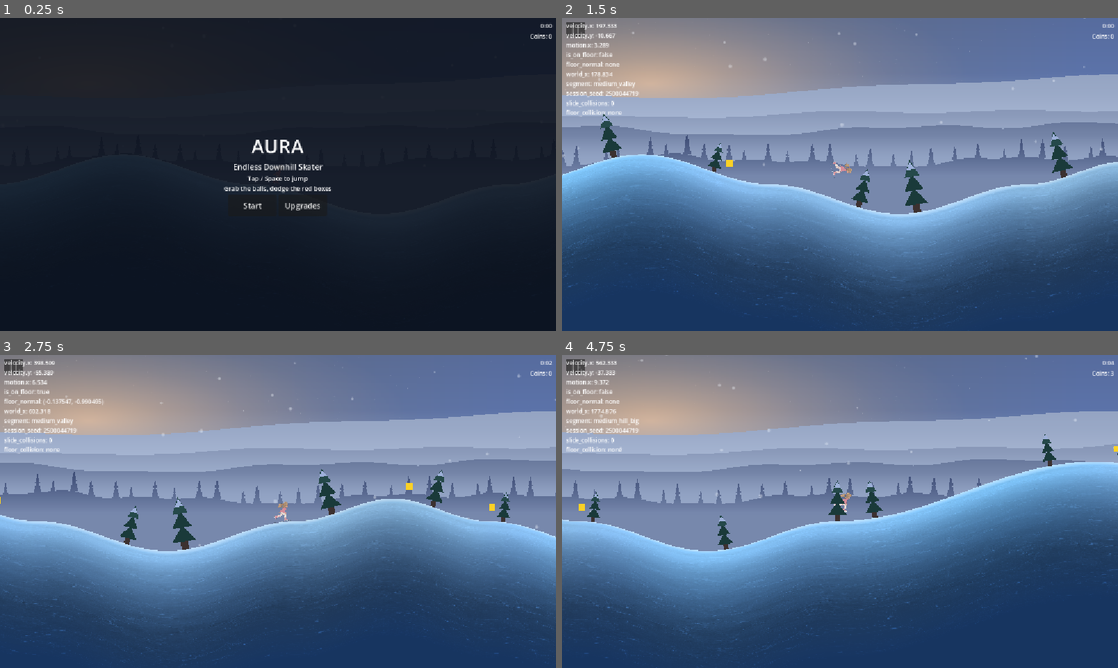
Above: before the commit, frames 1-4 (two rows, left to right).
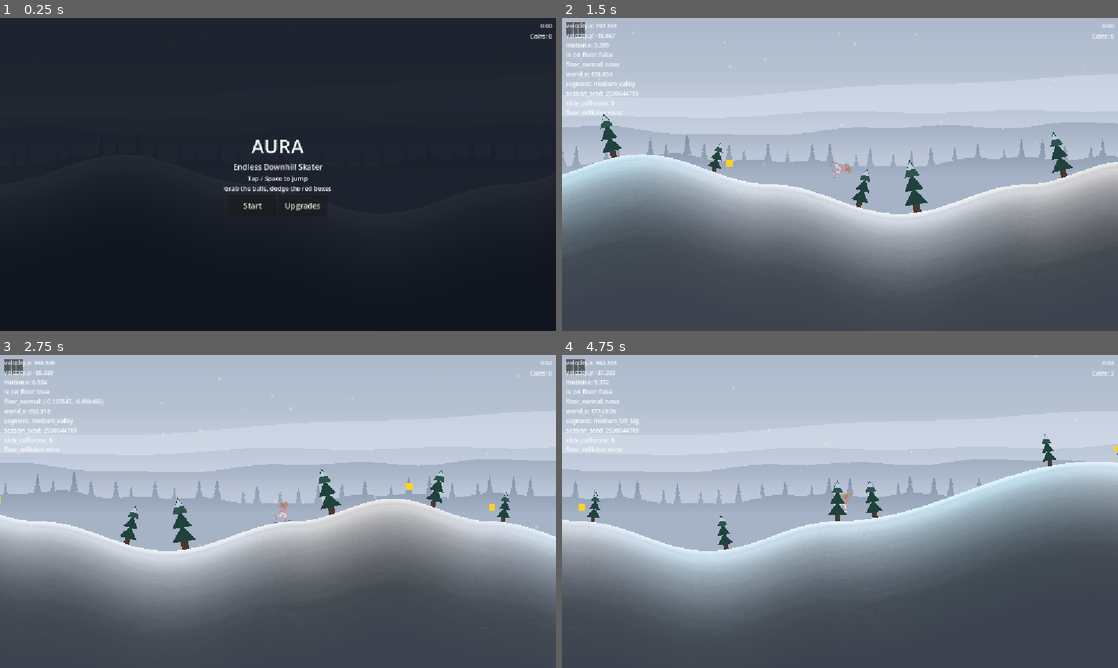
Above: after the commit, the same moments.

Repository: Kiernan-Hub/Aurora
Game: Godot game, scene res://scenes/main.tscn
Same seed, same stepped clock (60 frames per second), same inputs: the game is played once before the commit and once after it.
Inputs (mouse positions are in pixels of both pictures, inside the frame that each line leads up to):
- Up to frame 1 (0.25 s): no input
- Up to frame 2 (1.5 s): click "Start" at 0.5 s; tap Enter (ui_accept) at 1.25 s; move the mouse to (962, 158) at 1.27 s; hold Up (ui_up) from 1.28 s (still down); tap M at 1.35 s; click (962, 158) at 1.42 s
- Up to frame 3 (2.75 s): tap Enter (ui_accept) at 1.52, 1.82 s; release Up (ui_up) at 2 s; drag from (166, 527) to (522, 486) at 2.02 s
- Up to frame 4 (4.75 s): move the mouse to (895, 442) at 2.77 s; hold Up (ui_up) 2.78-3.5 s; tap M at 2.85, 4.35 s; drag from (812, 574) to (1023, 536) at 3.52 s; move the mouse to (1006, 558) at 4.27 s; hold Down (ui_down) from 4.28 s (still down); tap Enter (ui_accept) at 4.52 s

The runs differ from the first frame. In frame 2, 99% of the frame differs, in the area x 0-100%, y 0-100%; in frame 3, 99%; in frame 4, 99%.

Commit message:
Open every session on a quiet biome that then never comes back
first_light is a ninth palette held OUTSIDE BIOME_CYCLE and substituted for
cycle index 0 -- the absolute index, checked before the posmod. So it plays
once at the top of a session and is gone until relaunch, while index 8, 16, ...
resolve to BIOME_CYCLE[0] and arctic_dawn keeps that slot on every later lap.
Nothing is lost by opening somewhere quieter.

The point is that index 0 is the entire first impression and the first ten
seconds should not be the loudest thing on offer. This palette is pale and
low-saturation and claims NO optional sky layer -- no glow, no disc, no stars,
no horizontal tint -- and its tile, ice_veined_depth from fifteen.png, is the
faintest in the project at within-row 0.0068 against the default's 0.0195.
build_ice_texture.py --check REJECTS that tile, correctly; it is shipped
anyway because near-blank is the entire brief here. Note it is faint by
construction rather than flattened: its banding was 2.86 -> 0.76, where the
rejected thirteen.png went 17.63 -> 4.10. Geometry is clean either way, 3px
x-coherence and an exact ramp match.

WHAT MAKES "ONCE" TRUE is that get_persisted_phase() is now monotonic. It used
to fposmod into one cycle, which is the natural thing to do with a periodic
schedule, and it meant a run longer than a full cycle wrapped the phase back
toward 0 -- absolute index 0 recurred and the intro would replay mid-session.
Letting the phase only grow makes the one-shot true by construction, with no
spent-flag to keep in sync. The precision worry that motivated the fposmod does
not apply at this scale: a GDScript float is a double and even a ten-hour
sitting at MAX_SPEED is ~2.7e7 px. What made the earlier accumulator dangerous
was that it was written to DISK and compounded across relaunches, and it no
longer is.

A PALETTE OUTSIDE BIOME_CYCLE IS INVISIBLE TO EVERY CHECK THAT WALKS THE
CYCLE, which was every check in both biome gates -- so the one palette every
player is guaranteed to see would have been the one palette nothing validates.
biome_schedule_check.get_all_palettes() and sky_layer_check.get_measured_
palettes() close that, and the disc-adjacency and disc-position invariants get
an explicit first_light -> BIOME_CYCLE[1] case, since that is the opening
transition of every session and the cycle loop never sees it. It earned its
keep immediately: sky_layer_check caught first_light's SkyTint at 11/255, which
is why it now opts out of that layer with two white tints rather than shipping
an invisible wash.

Gates: biome_schedule_check PASS at the shipping 75000, ice_variants=8, with
two new assertions -- the phase may never decrease, and index N*8 must resolve
to BIOME_CYCLE[0]. sky_layer_check PASS at biomes=9, layers_measured=45.
terrain_invariant_check PASS on 8 seeds, shipping_values_check PASS,
project.godot clean.

Co-Authored-By: Claude Opus 5 <noreply@anthropic.com>

Diff:
--- /dev/null
+++ b/resources/biomes/first_light.tres
@@ -0,0 +1,42 @@
+[gd_resource type="Resource" script_class="BiomePalette" load_steps=3 format=3]
+
+[ext_resource type="Script" path="res://scripts/systems/biome_palette.gd" id="1"]
+[ext_resource type="Texture2D" uid="uid://bscw27756urxu" path="res://assets/textures/terrain/ice_veined_depth.png" id="2"]
+
+[resource]
+script = ExtResource("1")
+sky_top = Color(0.68, 0.73, 0.8, 1)
+sky_mid = Color(0.79, 0.83, 0.88, 1)
+sky_horizon = Color(0.91, 0.93, 0.95, 1)
+sky_upper = Color(0.735, 0.78, 0.84, 1)
+sky_lower = Color(0.85, 0.88, 0.915, 1)
+sky_tint_left = Color(1, 1, 1, 1)
+sky_tint_right = Color(1, 1, 1, 1)
+sky_mid_offset = 0.56
+glow_color = Color(1, 0.95, 0.9, 1)
+glow_position = Vector2(0.16, 0.21)
+glow_radius = Vector2(0.58, 0.34)
+glow_strength = 0.0
+celestial_color = Color(1, 0.98, 0.92, 1)
+celestial_position = Vector2(0.46, 0.08)
+celestial_size = 0.03
+celestial_strength = 0.0
+celestial_is_moon = false
+scenery_far = Color(0.78, 0.82, 0.88, 1)
+scenery_near = Color(0.5, 0.56, 0.65, 1)
+haze_far = Color(0.85, 0.88, 0.93, 0.4)
+haze_near = Color(0.8, 0.84, 0.9, 0.5)
+tree_tint = Color(0.78, 0.82, 0.88, 1)
+bird_tint = Color(0.7, 0.75, 0.82, 1)
+ice_surface = Color(0.88, 0.92, 0.97, 1)
+ice_depth = Color(0.62, 0.7, 0.82, 1)
+ice_hue_variance = 0.11
+ice_contrast = 1.16
+snow_cap_color = Color(1, 1, 1, 1)
+snow_cap_strength = 0.5
+ice_texture = ExtResource("2")
+snow_tint = Color(1, 1, 1, 0.3)
+snow_density_scale = 0.7
+mist_strength = 0.8
+reflection_strength = 0.4
+star_density = 0.0
--- a/scripts/debug/biome_schedule_check.gd
+++ b/scripts/debug/biome_schedule_check.gd
@@ -131,18 +131,37 @@
 	quit(1)
 
 
+# BIOME_CYCLE plus the opening biome, which is deliberately NOT in the cycle (see
+# BiomeDirector.PALETTE_FIRST_LIGHT). Every per-palette check below has to walk this rather
+# than the cycle, or the one palette a player is guaranteed to see is the one palette
+# nothing validates.
+func get_all_palettes() -> Array[BiomePalette]:
+	var all_palettes: Array[BiomePalette] = [BiomeDirector.PALETTE_FIRST_LIGHT]
+	all_palettes.append_array(BiomeDirector.BIOME_CYCLE)
+	return all_palettes
+
+
 func check_palettes() -> void:
 	var cycle: Array[BiomePalette] = BiomeDirector.BIOME_CYCLE
 	if cycle.is_empty():
 		failures.append("BIOME_CYCLE is empty")
 		return
-
-	for cycle_index: int in range(cycle.size()):
-		var palette: BiomePalette = cycle[cycle_index]
+	if BiomeDirector.PALETTE_FIRST_LIGHT == null:
+		failures.append("PALETTE_FIRST_LIGHT failed to load -- the opening biome resolves to null and index 0 draws nothing")
+		return
+	# The intro replaces index 0 on the first pass and BIOME_CYCLE[0] takes that slot on
+	# every later lap, so the two are adjacent to the same neighbour and a shared tile would
+	# read as the pattern never changing across the opening transition.
+	if BiomeDirector.PALETTE_FIRST_LIGHT.ice_texture == cycle[0].ice_texture:
+		failures.append("first_light and BIOME_CYCLE[0] share an ice_texture -- the opening biome is meant to be visibly quieter than the one that later occupies its slot")
+
+	var palettes: Array[BiomePalette] = get_all_palettes()
+	for palette_index: int in range(palettes.size()):
+		var palette: BiomePalette = palettes[palette_index]
 		if palette == null:
-			failures.append("BIOME_CYCLE[%d] failed to load" % cycle_index)
+			failures.append("palette %d failed to load" % palette_index)
 			continue
-		var label: String = "palette[%d]" % cycle_index
+		var label: String = "first_light" if palette_index == 0 else "palette[%d]" % (palette_index - 1)
 
 		for field_name: String in [
 			"sky_top", "sky_mid", "sky_horizon", "glow_color", "celestial_color",
@@ -416,22 +435,37 @@
 			failures.append("a phase offset of one BIOME_DISTANCE changed transition progress at world_x=%.1f -- the shift is not a whole biome"
 				% world_x)
 
-	# Claim 3. Also covers the offset itself being carried: the second case starts from a
-	# non-zero stored phase, which is the state every run after the first is in.
+	# Claim 3, and it is the one that keeps the opening biome a one-shot. The phase must NEVER
+	# fold back toward 0: if it did, absolute index 0 would come around again and the intro
+	# would replay mid-session. Checked as strict monotonicity in world_x, plus the specific
+	# case that broke the earlier fposmod version -- a run longer than a full cycle.
 	for stored_phase: float in [0.0, cycle_length * 0.6]:
 		director.biome_phase_offset = stored_phase
+		var previous_phase: float = -1.0
 		for world_x: float in [0.0, 1234.5, cycle_length, cycle_length * 7.3]:
 			var phase: float = director.get_persisted_phase(world_x)
-			if not is_finite(phase) or phase < 0.0 or phase >= cycle_length:
-				failures.append("get_persisted_phase(%.1f) with offset %.1f returned %.3f, outside [0, %.1f) -- the banked phase is unbounded"
-					% [world_x, stored_phase, phase, cycle_length])
-			# A whole cycle further along must be indistinguishable, since the schedule is
-			# periodic. This is the property that makes folding lossless.
-			var wrapped: float = director.get_persisted_phase(world_x + cycle_length)
-			if absf(wrapped - phase) > EPSILON:
-				failures.append("get_persisted_phase disagrees a full cycle apart (%.3f vs %.3f) at world_x=%.1f"
-					% [wrapped, phase, world_x])
+			if not is_finite(phase) or phase < 0.0:
+				failures.append("get_persisted_phase(%.1f) with offset %.1f returned %.3f -- a phase must be finite and non-negative"
+					% [world_x, stored_phase, phase, ])
+			if phase < previous_phase:
+				failures.append("get_persisted_phase went BACKWARDS (%.1f -> %.1f) by world_x=%.1f with offset %.1f -- the opening biome would replay once the phase wrapped past index 0"
+					% [previous_phase, phase, world_x, stored_phase])
+			previous_phase = phase
 	director.free()
+
+	# Claim 4: the intro occupies absolute index 0 and nothing else, so every later lap
+	# through that slot resolves to the real BIOME_CYCLE[0]. This is the whole feature in
+	# two assertions.
+	var live_director: BiomeDirector = BiomeDirector.new()
+	if live_director.get_cycle_palette(0) != BiomeDirector.PALETTE_FIRST_LIGHT:
+		failures.append("cycle index 0 is not first_light -- the opening biome never plays")
+	var cycle_size: int = BiomeDirector.BIOME_CYCLE.size()
+	for lap: int in [1, 2, 5]:
+		var wrapped_index: int = lap * cycle_size
+		if live_director.get_cycle_palette(wrapped_index) != BiomeDirector.BIOME_CYCLE[0]:
+			failures.append("cycle index %d does not resolve to BIOME_CYCLE[0] -- the intro is recurring instead of being a one-shot"
+				% wrapped_index)
+	live_director.free()
 
 
 func check_channel_curves() -> void:
@@ -536,6 +570,13 @@
 		if here.celestial_strength > 0.0 and next.celestial_strength > 0.0:
 			failures.append("%s and %s are adjacent and BOTH have a disc -- celestial_is_moon snaps at the midpoint of the transition, so the sun/moon texture would swap while both are visible. Either drop one disc or give SkyCelestial the two-node dissolve treatment the ice band has"
 				% [here.resource_path.get_file().get_basename(), next.resource_path.get_file().get_basename()])
+
+	# The intro is not in the cycle, so the loop above never sees the ONE transition every
+	# session actually opens with: first_light -> BIOME_CYCLE[1].
+	var intro: BiomePalette = BiomeDirector.PALETTE_FIRST_LIGHT
+	if intro.celestial_strength > 0.0 and cycle[1].celestial_strength > 0.0:
+		failures.append("first_light and %s are adjacent and BOTH have a disc -- see above; this is the opening transition of every session"
+			% cycle[1].resource_path.get_file().get_basename())
 
 
 # A disc-less biome still has a celestial_position, and it is not decoration: the disc fades in
@@ -554,6 +595,13 @@
 				failures.append("%s has a disc at %s but its neighbour %s puts celestial_position at %s -- the disc will slide across the sky as it fades. A disc-less biome must copy its disc-having neighbour's celestial_position"
 					% [here.resource_path.get_file().get_basename(), here.celestial_position,
 						neighbour.resource_path.get_file().get_basename(), neighbour.celestial_position])
+
+	# Same blind spot as check_no_adjacent_discs: if BIOME_CYCLE[1] ever gains a disc, the
+	# intro is its left-hand neighbour and has to agree about where that disc sits.
+	var intro: BiomePalette = BiomeDirector.PALETTE_FIRST_LIGHT
+	if cycle[1].celestial_strength > 0.0 and intro.celestial_position.distance_to(cycle[1].celestial_position) > MAX_DISC_DRIFT:
+		failures.append("%s has a disc at %s but first_light, which precedes it on the opening transition, puts celestial_position at %s"
+			% [cycle[1].resource_path.get_file().get_basename(), cycle[1].celestial_position, intro.celestial_position])
 
 
 # The glow's and disc's position/size/strength are the NON-COLOUR fields riding CHANNEL_SKY,
--- a/scripts/debug/sky_layer_check.gd
+++ b/scripts/debug/sky_layer_check.gd
@@ -194,11 +194,11 @@
 				biome_index += 1
 		return false
 
-	if biome_index >= BiomeDirector.BIOME_CYCLE.size():
+	if biome_index >= get_measured_palettes().size():
 		report()
 		return true
 
-	var palette: BiomePalette = BiomeDirector.BIOME_CYCLE[biome_index]
+	var palette: BiomePalette = get_measured_palettes()[biome_index]
 	while peaks.size() <= biome_index:
 		var row: PackedInt32Array = PackedInt32Array()
 		row.resize(LAYERS.size())
@@ -281,6 +281,17 @@
 	return peak
 
 
+# The opening biome first, then the cycle. first_light is NOT in BIOME_CYCLE (see
+# BiomeDirector.PALETTE_FIRST_LIGHT), and it is the single palette every session is
+# guaranteed to show -- so leaving it out would mean the one biome nobody can miss is the
+# one biome nothing measures. It is also the likeliest to fail: it is deliberately pale and
+# low-saturation, and the hue drift only ever darkens, so there is less to remove.
+func get_measured_palettes() -> Array[BiomePalette]:
+	var measured: Array[BiomePalette] = [BiomeDirector.PALETTE_FIRST_LIGHT]
+	measured.append_array(BiomeDirector.BIOME_CYCLE)
+	return measured
+
+
 func report() -> void:
 	var failures: Array[String] = []
 	print("")
@@ -292,7 +303,7 @@
 	print(header)
 	print("-".repeat(header.length()))
 	for cycle_index: int in range(peaks.size()):
-		var palette: BiomePalette = BiomeDirector.BIOME_CYCLE[cycle_index]
+		var palette: BiomePalette = get_measured_palettes()[cycle_index]
 		var row_text: String = "%-18s" % palette.resource_path.get_file().get_basename()
 		for column: int in range(LAYERS.size()):
 			var peak: int = peaks[cycle_index][column]
--- a/scripts/systems/biome_director.gd
+++ b/scripts/systems/biome_director.gd
@@ -41,6 +41,21 @@
 const PALETTE_TWILIGHT_BLUE: BiomePalette = preload("res://resources/biomes/twilight_blue.tres")
 const PALETTE_STARLIT_NIGHT: BiomePalette = preload("res://resources/biomes/starlit_night.tres")
 const PALETTE_ARCTIC_DAWN: BiomePalette = preload("res://resources/biomes/arctic_dawn.tres")
+
+# THE OPENING BIOME, AND IT IS NOT IN THE CYCLE. Substituted for cycle index 0 -- the
+# ABSOLUTE index, never the wrapped one -- so it plays once at the top of a session and is
+# then gone until the app is relaunched. When the cycle comes back around to that slot
+# (index 8, 16, ...) it resolves to BIOME_CYCLE[0], the saturated arctic_dawn, so nothing
+# is lost by opening somewhere quieter.
+#
+# WHY: index 0 is the entire first impression, and the first ten seconds of a session should
+# not be the most exciting thing on offer. This is pale and nearly colourless -- no glow, no
+# disc, no stars -- and its tile is the faintest in the project on purpose.
+#
+# WHAT MAKES "ONCE" TRUE is get_persisted_phase() being monotonic; see its note. Nothing
+# here tracks whether the intro has been spent, because with a phase that only ever grows,
+# absolute index 0 is unreachable a second time by construction.
+const PALETTE_FIRST_LIGHT: BiomePalette = preload("res://resources/biomes/first_light.tres")
 
 # A day arc, and it wraps: arctic_dawn leads back into pale_morning, so a long run reads as
 # time passing rather than as a shuffle. Adjacent entries are deliberately near neighbours
@@ -218,17 +233,27 @@
 # run's colour scheme. Takes the player's world_x rather than reading it, so the caller
 # owns the "when".
 #
-# THE fposmod IS LOAD-BEARING, not tidiness. Without it this is an accumulator that grows
-# by a whole run's distance on every death, and a long sitting of short runs compounds it
-# without limit -- far enough out, float precision starts quantising the cycle position,
-# and the symptom is biome transitions stuttering or sticking after an hour of play. That
-# is the freeze bug's failure mode wearing a different hat (docs/research/freeze_bug.md),
-# and it is why main.gd rebases the world every ~26s. Folding it into one cycle costs
-# nothing: the schedule is periodic, so phase and phase + N cycles are the same frame.
+# MONOTONIC ON PURPOSE, and this is what makes the opening biome a one-shot. An earlier
+# version folded this into one cycle with fposmod, which is the obvious thing to do with a
+# periodic schedule -- but it also meant a long enough run wrapped the phase back toward 0,
+# so absolute index 0 recurred and the intro played again mid-session. Letting the phase
+# only ever grow makes "index 0 happens exactly once per session" true by construction,
+# with no spent-flag to keep in sync. It also matches how the schedule already reads
+# world_x, which grows without bound within a run for the same reason.
+#
+# The precision worry the fposmod was answering does not apply at this scale: a GDScript
+# float is a double, and even a ten-hour sitting at MAX_SPEED is ~2.7e7 px, nowhere near
+# where a 53-bit mantissa starts quantising. What made an accumulator dangerous in the
+# earlier design was that it was written to DISK and compounded across relaunches; this one
+# dies with the process (see session_biome_phase).
+#
+# maxf because a negative phase is not a state any run can reach, and feeding one back in
+# would put the next run at a negative index -- which posmods to a real palette rather than
+# failing, i.e. it would be silently wrong.
 #
 # X is safe to use raw here -- world_rebaser.gd shifts Y only (main.gd:258).
 func get_persisted_phase(world_x: float) -> float:
-	return fposmod(world_x + biome_phase_offset, BIOME_DISTANCE * float(BIOME_CYCLE.size()))
+	return maxf(world_x + biome_phase_offset, 0.0)
 
 
 func resolve_palette_consumer(consumer_path: NodePath) -> Node:
@@ -244,7 +269,15 @@
 
 # posmod so the cycle wraps in both directions; a run that somehow addresses negative world
 # x still lands on a real palette rather than an out-of-range index.
+#
+# The index 0 case is checked BEFORE the posmod, and that is the whole mechanism behind the
+# one-shot opening biome -- see PALETTE_FIRST_LIGHT. Index 8 posmods to 0 and gets
+# BIOME_CYCLE[0] as it always did; only the literal first pass gets the intro. Blending is
+# unaffected: the caller asks for index and index + 1, so first_light crossfades into
+# pale_morning through exactly the same five channels as any other pair.
 func get_cycle_palette(cycle_index: int) -> BiomePalette:
+	if cycle_index == 0:
+		return PALETTE_FIRST_LIGHT
 	return BIOME_CYCLE[posmod(cycle_index, BIOME_CYCLE.size())]
 
 
Binary file added: assets/textures/terrain/ice_veined_depth.png
Not shown, added: assets/textures/terrain/ice_veined_depth.png.import
Binary file added: fifteen.png
Not shown, added: fifteen.png.import
Not shown, changed: CLAUDE.md
Not shown, changed: docs/development/biomes.md
Not shown, changed: docs/development/ice_panels.md
